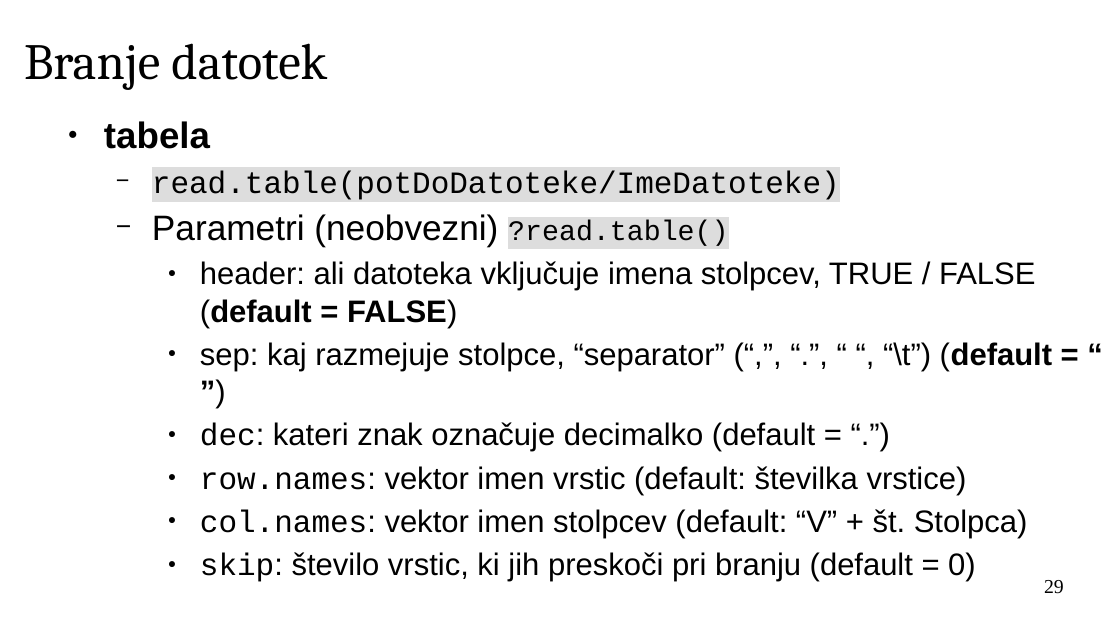
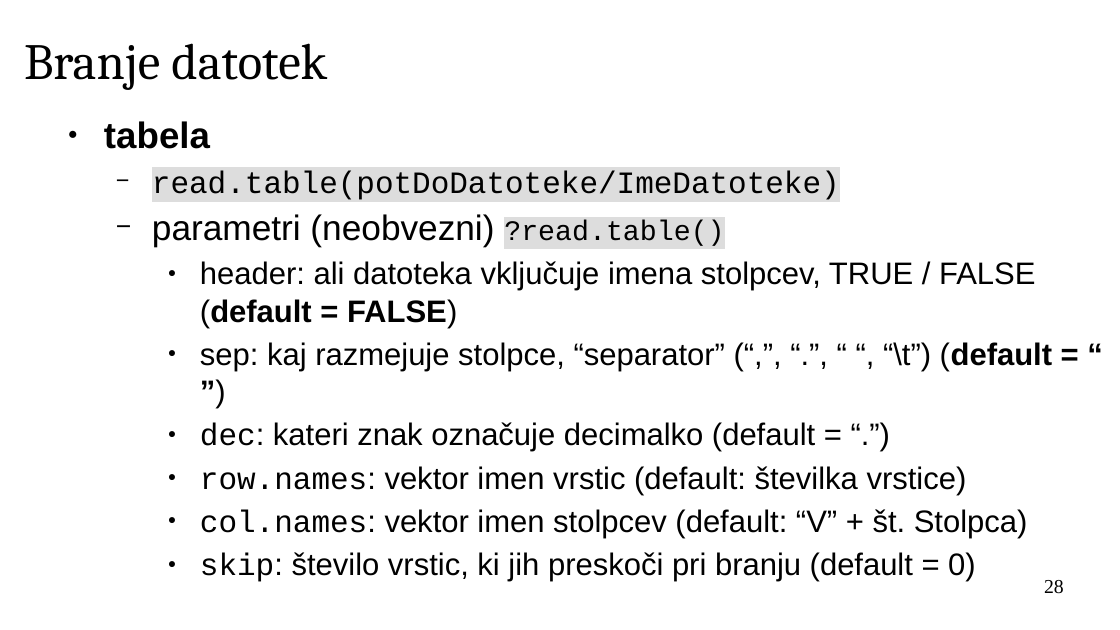
Before and after one commit to janaobsteter/R_tecaj, a slide deck: slide 28 of IT_Rtecaj.odp (slide 29 before the commit). Drawn at 1120x630 pixels with LibreOffice and Linux fonts; fonts in the diff are those of the drawing; background and template pictures are left out. Boxes give left, top, right and bottom in pixels: in the first picture for what was removed or moved away, otherwise in the second. Text is boxed around its words. In the diff, an @@ line names an element or a change of style, - is before the commit and + after.

```diff
--- a/IT_Rtecaj.odp
+++ b/IT_Rtecaj.odp
@@ text at (x1=152, y1=214, x2=724, y2=247): text changed @@
-  − Parametri (neobvezni) ?read.table()
+  − parametri (neobvezni) ?read.table()
@@ page number at (x1=1044, y1=580, x2=1064, y2=594): text changed @@
-29
+28
```
Also in this commit, not shown: 19 other slides changed, 14 slides added, 1 other file.
